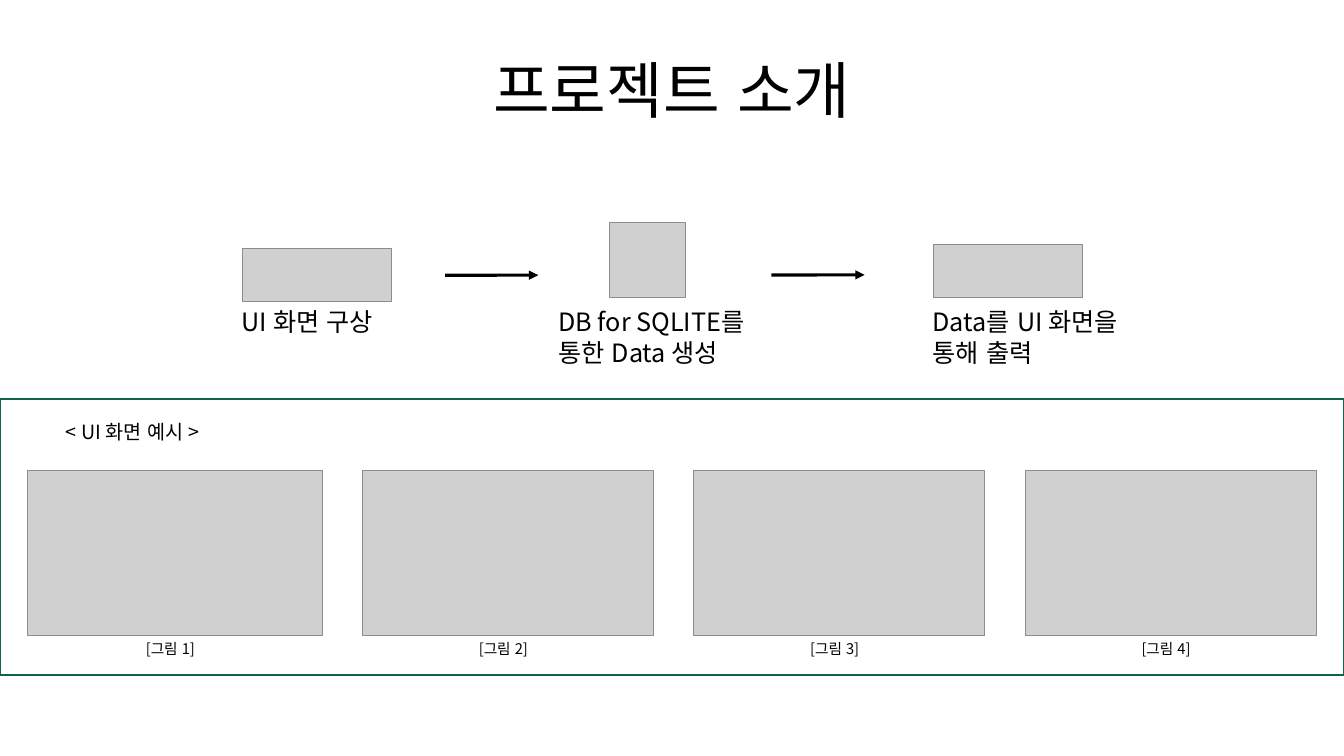
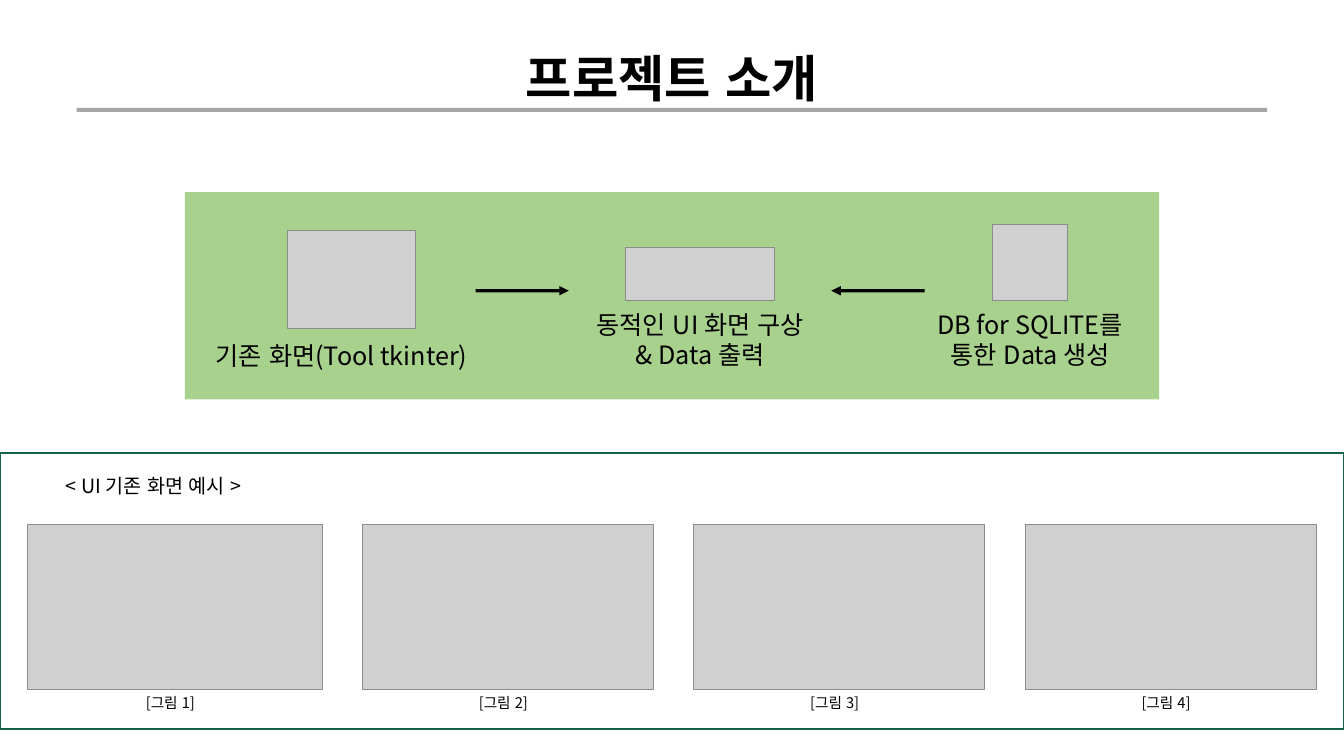
Before and after one commit to ssufunny/Internship-2022Winter, a slide deck: slide 2 of 화면 자료/ubifarm.pptx. Drawn at 1344x756 pixels with LibreOffice and Linux fonts; fonts in the diff are those of the drawing; grey boxes stand for pictures. Boxes give left, top, right and bottom in pixels: in the first picture for what was removed or moved away, otherwise in the second. Text is boxed around its words. In the diff, an @@ line names an element or a change of style, - is before the commit and + after.

Commit message:
update

```diff
--- a/화면 자료/ubifarm.pptx
+++ b/화면 자료/ubifarm.pptx
@@ title "프로젝트 소개": place and size @@
-title "프로젝트 소개" at (493, 62, 850, 118)
+title "프로젝트 소개" at (526, 54, 818, 110)
@@ title "프로젝트 소개" at (526, 54, 818, 110): size 44 to 36 pt, bold on @@
@@ rectangle added at (77, 108, 1267, 112), fill #A6A6A6 @@
@@ rectangle added at (185, 193, 1159, 400), fill #A9D18E @@
@@ picture added at (287, 231, 416, 329) @@
@@ picture: place and size @@
-picture at (610, 222, 686, 297)
+picture at (992, 225, 1068, 300)
@@ picture removed at (243, 249, 392, 302) @@
@@ picture: place and size @@
-picture at (934, 245, 1083, 298)
+picture at (625, 247, 774, 300)
@@ arrow moved from (446, 275) - (538, 275) to (476, 291) - (569, 290) @@
@@ arrow moved from (771, 275) - (865, 275) to (925, 291) - (832, 290) @@
@@ text at (596, 313, 804, 366): text changed @@
-Data를 UI 화면을 통해 출력
+동적인 UI 화면 구상
+& Data 출력
@@ text "DB for SQLITE를 통한 Data ...": place and size @@
-text "DB for SQLITE를 통한 Data ..." at (558, 310, 745, 364)
+text "DB for SQLITE를 통한 Data ..." at (937, 313, 1123, 366)
@@ text "DB for SQLITE를 통한 Data ..." at (937, 313, 1123, 366): alignment left to centre @@
@@ text at (216, 344, 467, 370): text changed @@
-UI 화면 구상
+기존 화면(Tool tkinter)
@@ 4 pictures, 4 texts, 1 rectangle: place and size @@
-4 pictures, 4 texts, 1 rectangle at (0, 399, 1344, 676)
+4 pictures, 4 texts, 1 rectangle at (0, 453, 1344, 729)
@@ text at (81, 476, 225, 495): text changed @@
-< UI 화면 예시 >
+< UI 기존 화면 예시 >
```
Also in this commit, not shown: 2 other slides changed, 1 slide added, 4 slides removed.
